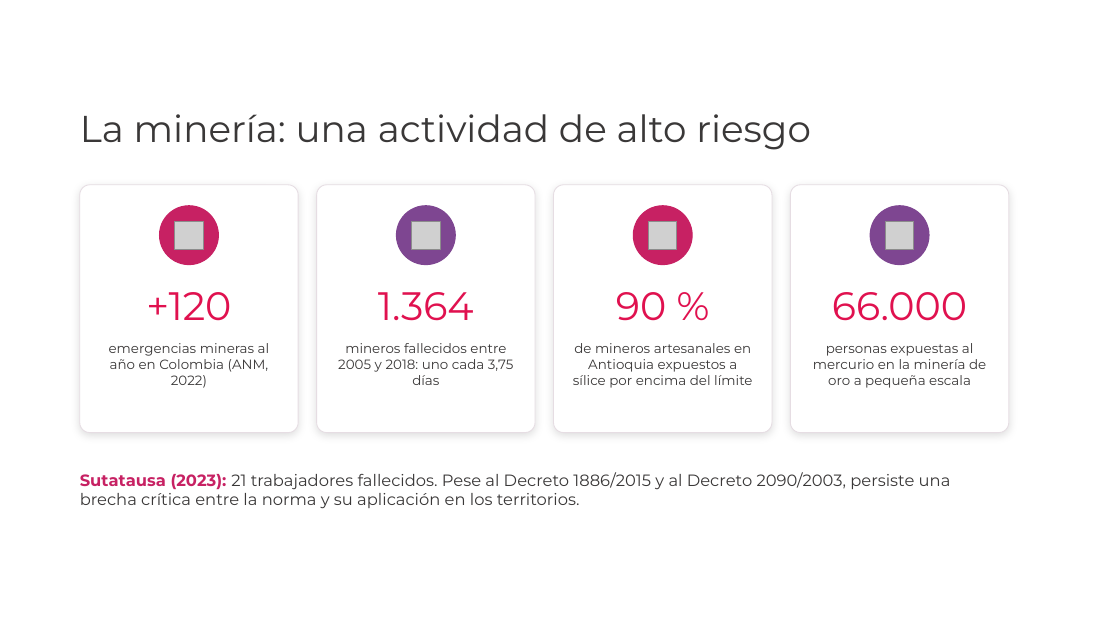
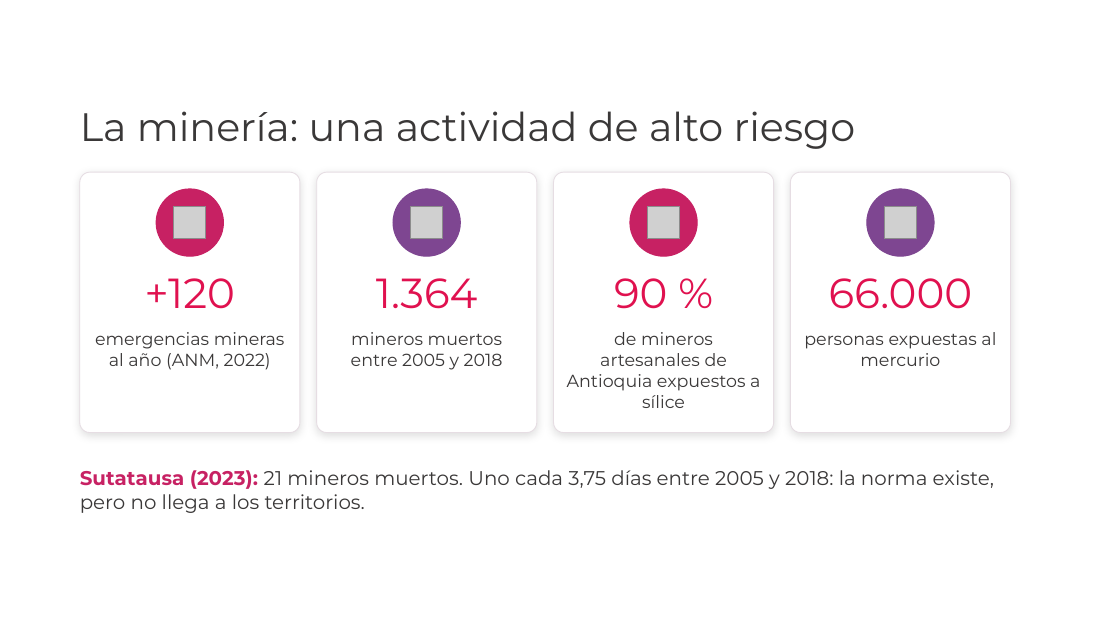
Before and after one commit to davidpinto01222003-jpg/EXTRAPROCESAL, a slide deck: slide 3 of sustentacion/Sustentacion_Pensiones_Riesgos_Laborales_Mineria_UPB.pptx. Drawn at 1120x630 pixels with LibreOffice and Linux fonts; fonts in the diff are those of the drawing; grey boxes stand for pictures; background and template pictures are left out. Boxes give left, top, right and bottom in pixels: in the first picture for what was removed or moved away, otherwise in the second. Text is boxed around its words. In the diff, an @@ line names an element or a change of style, - is before the commit and + after.

```diff
--- a/sustentacion/Sustentacion_Pensiones_Riesgos_Laborales_Mineria_UPB.pptx
+++ b/sustentacion/Sustentacion_Pensiones_Riesgos_Laborales_Mineria_UPB.pptx
@@ text "La minería: una actividad de ..." at (80, 111, 856, 149): size 32 to 34 pt @@
@@ rounded rectangle: place and size @@
-rounded rectangle at (80, 185, 298, 433)
+rounded rectangle at (80, 172, 300, 433)
@@ rounded rectangle: place and size @@
-rounded rectangle at (317, 185, 535, 433)
+rounded rectangle at (317, 172, 537, 433)
@@ rounded rectangle: place and size @@
-rounded rectangle at (554, 185, 772, 433)
+rounded rectangle at (554, 172, 774, 433)
@@ rounded rectangle: place and size @@
-rounded rectangle at (791, 185, 1009, 433)
+rounded rectangle at (791, 172, 1011, 433)
@@ ellipse: place and size @@
-ellipse at (160, 206, 218, 265)
+ellipse at (156, 189, 223, 256)
@@ picture: place and size @@
-picture at (175, 221, 203, 250)
+picture at (174, 207, 206, 239)
@@ ellipse: place and size @@
-ellipse at (397, 206, 455, 265)
+ellipse at (393, 189, 460, 256)
@@ picture: place and size @@
-picture at (412, 221, 440, 250)
+picture at (411, 207, 443, 239)
@@ ellipse: place and size @@
-ellipse at (634, 206, 692, 265)
+ellipse at (630, 189, 697, 256)
@@ picture: place and size @@
-picture at (649, 221, 677, 250)
+picture at (648, 207, 680, 239)
@@ ellipse: place and size @@
-ellipse at (870, 206, 929, 265)
+ellipse at (867, 189, 934, 256)
@@ picture: place and size @@
-picture at (886, 221, 914, 250)
+picture at (885, 207, 917, 239)
@@ text "+120": place and size @@
-text "+120" at (146, 292, 231, 321)
+text "+120" at (145, 278, 235, 309)
@@ text "1.364": place and size @@
-text "1.364" at (378, 292, 474, 321)
+text "1.364" at (376, 278, 477, 309)
@@ size 34 to 36 pt in 4 elements at (145, 278, 235, 309), (829, 278, 972, 309), (376, 278, 477, 309), (614, 278, 667, 309) @@
@@ text "90 %": place and size @@
-text "90 %" at (616, 292, 666, 321)
+text "90 %" at (614, 278, 667, 309)
@@ text "66.000": place and size @@
-text "66.000" at (832, 292, 967, 321)
+text "66.000" at (829, 278, 972, 309)
@@ text at (95, 332, 285, 370): text changed; size 11.5 to 15 pt @@
-emergencias mineras al año en Colombia (ANM, 2022)
+emergencias mineras al año (ANM, 2022)
@@ text at (351, 332, 503, 370): text changed; size 11.5 to 15 pt @@
-mineros fallecidos entre 2005 y 2018: uno cada 3,75 días
+mineros muertos entre 2005 y 2018
@@ text at (567, 332, 760, 408): text changed; size 11.5 to 15 pt @@
-de mineros artesanales en Antioquia expuestos a sílice por encima del límite
+de mineros artesanales de Antioquia expuestos a sílice
@@ text at (804, 332, 996, 366): text changed; size 11.5 to 15 pt @@
-personas expuestas al mercurio en la minería de oro a pequeña escala
+personas expuestas al mercurio
@@ text at (80, 470, 994, 513): text changed; size 14 to 17 pt @@
-Sutatausa (2023): 21 trabajadores fallecidos. Pese al Decreto 1886/2015 y al Decreto 2090/2003, persiste una brecha crítica entre la norma y su aplicación en los territorios.
+Sutatausa (2023): 21 mineros muertos. Uno cada 3,75 días entre 2005 y 2018: la norma existe, pero no llega a los territorios.
```
Also in this commit, not shown: 23 other slides changed, 1 slide added, 1 other file.
